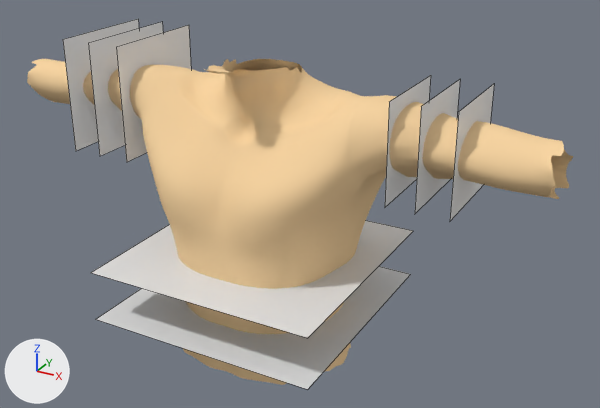
Renders of the Blender file December/aligned_default_mod.blend from each side of a commit.
The view is the same before and after, from a 50 mm camera at (0.563, -0.906, 1.719) aimed at (0.046, 0.034, 1.249). The axes (+X, +Y, +Z) are drawn at lower left. The lights are the same throughout. Mesh edges are drawn as thin lines on the coarser meshes.

In view in the first picture: 'Left.001', 'Left.002', 'Left.003', 'Right.001', 'Right.002', 'Right.003', 'Torso.002', 'Torso.003', 'default_mesh'.
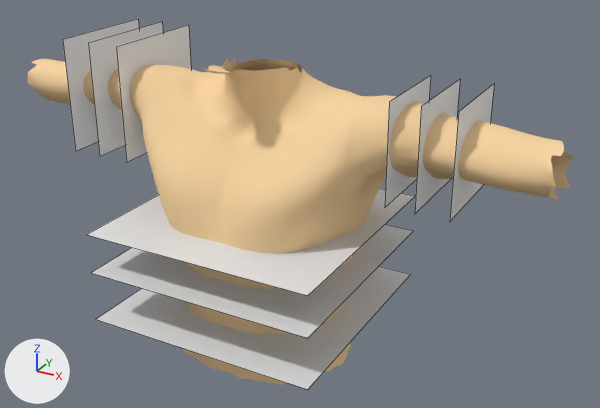
Changed parts and their boxes (x1, y1, x2, y2) in the pictures (600 x 408 px):
'Torso.001', shown: after (87, 189, 415, 296)

Patch to the scene script:
```diff
--- a/December/aligned_default_mod.blend.py
+++ b/December/aligned_default_mod.blend.py
@@ ob_torso_001 @@
 ob_torso_001.scale = (0.168, 0.168, 0.168)
-ob_torso_001.hide_set(True)
```
